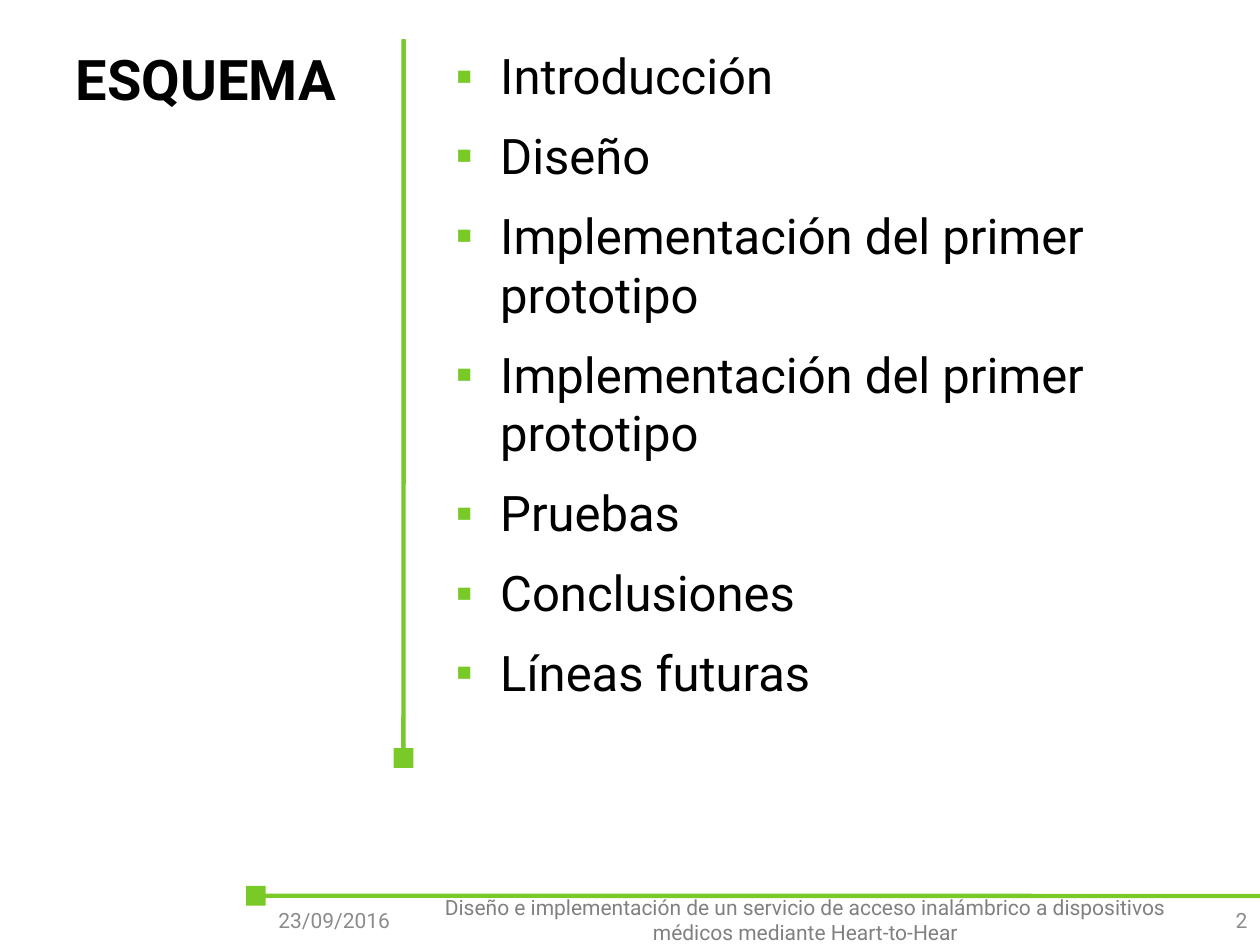
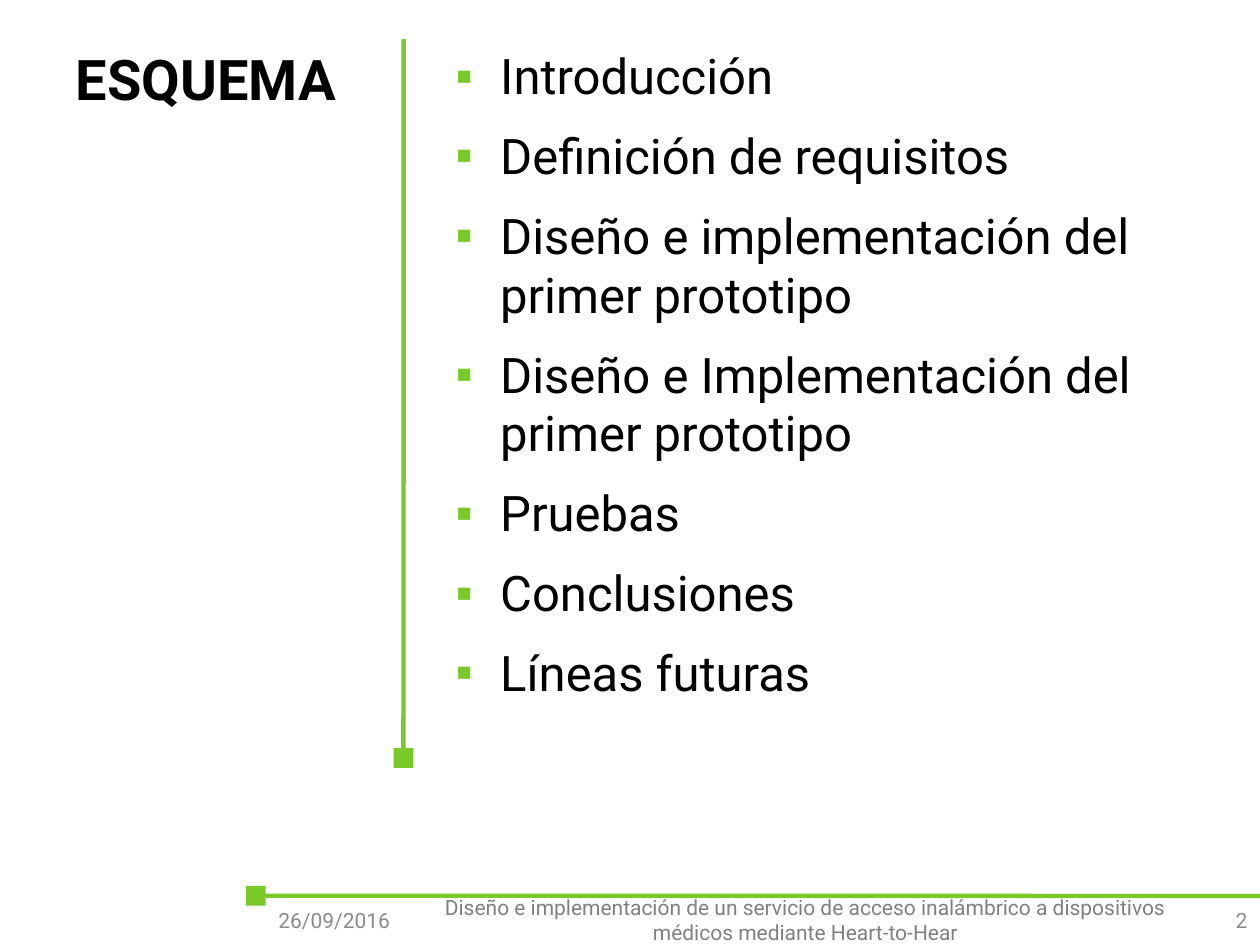
Before and after one commit to outsidersdelaelectronica/tiic-2015, a slide deck: slide 2 of doc/Tomas/presentacion/Diseño e implementación de un servicio de acceso inalámbrico a dispositivos médicos mediante Heart-to-Heart.pptx. Drawn at 1260x945 pixels with LibreOffice and Linux fonts; fonts in the diff are those of the drawing; background and template pictures are left out. Boxes give left, top, right and bottom in pixels: in the first picture for what was removed or moved away, otherwise in the second. Text is boxed around its words. In the diff, an @@ line names an element or a change of style, - is before the commit and + after.

```diff
--- a/doc/Tomas/presentacion/Diseño e implementación de un servicio de acceso inalámbrico a dispositivos médicos mediante Heart-to-Heart.pptx
+++ b/doc/Tomas/presentacion/Diseño e implementación de un servicio de acceso inalámbrico a dispositivos médicos mediante Heart-to-Heart.pptx
@@ text at (x1=500, y1=136, x2=1130, y2=461): text changed @@
-▪ Diseño
-▪ Implementación del primer prototipo
-▪ Implementación del primer prototipo
+▪ Definición de requisitos
+▪ Diseño e implementación del primer prototipo
+▪ Diseño e Implementación del primer prototipo
@@ text at (x1=278, y1=913, x2=390, y2=929): text changed @@
-23/09/2016
+26/09/2016
```
Also in this commit, not shown: 15 other slides changed, 9 slides added, 2 other files.
